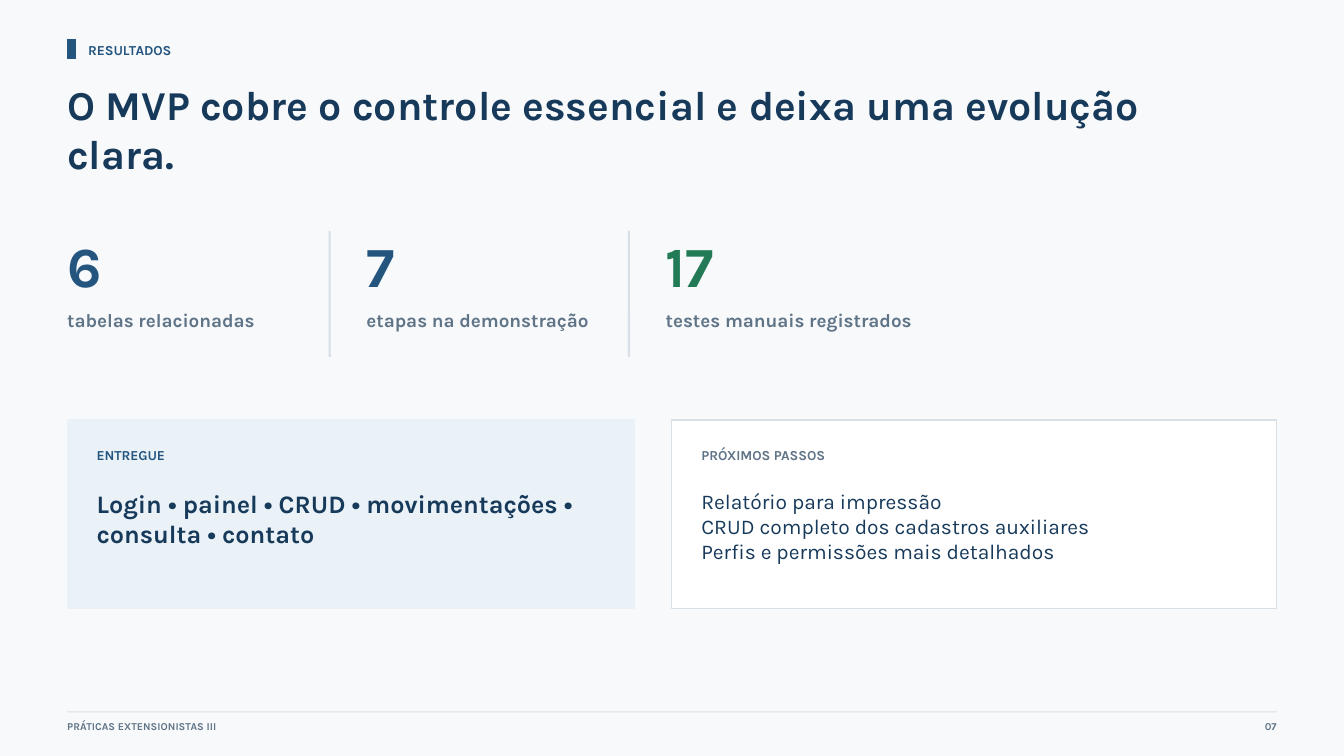
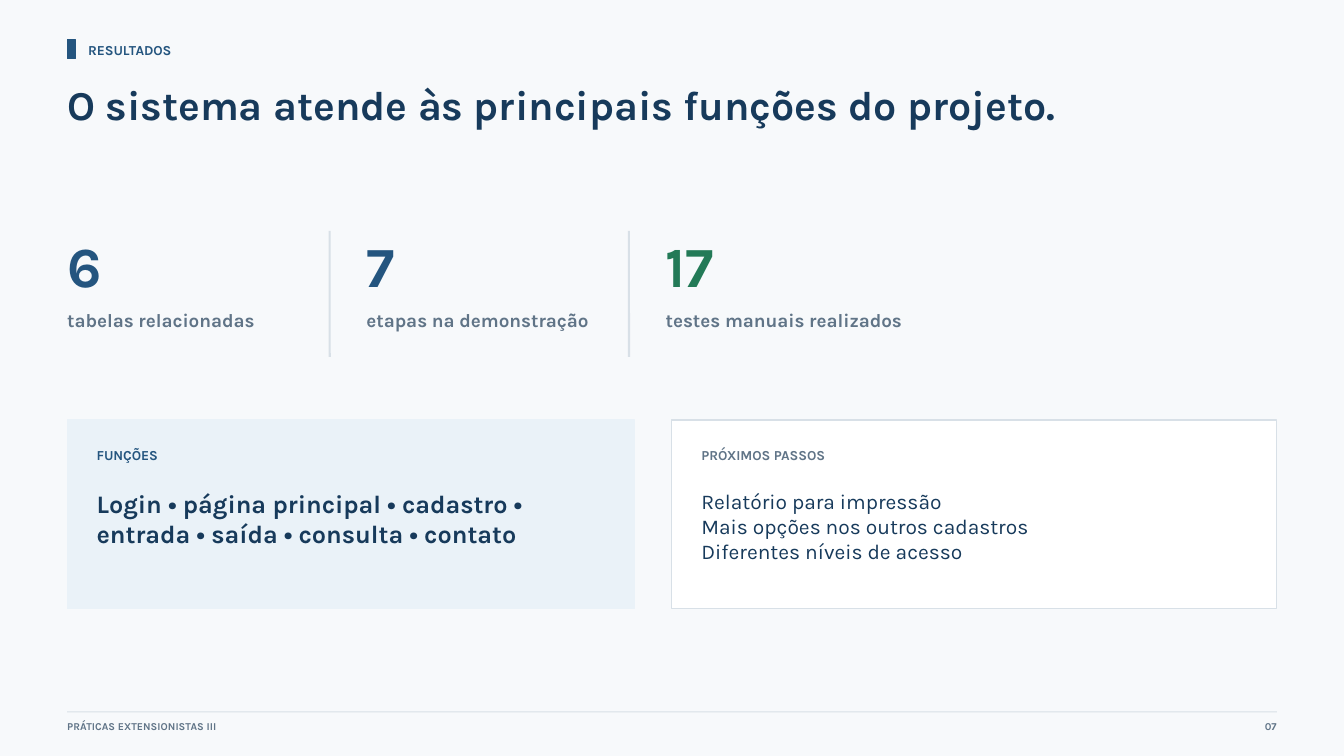
Before and after one commit to rafaeldreyer/sistema-entrada-saida-veiculos, a slide deck: slide 7 of doc/atividade-3/Apresentacao_Atividade_3_Sistema_Veiculos.pptx. Drawn at 1344x756 pixels with LibreOffice and Linux fonts; fonts in the diff are those of the drawing. Boxes give left, top, right and bottom in pixels: in the first picture for what was removed or moved away, otherwise in the second. Text is boxed around its words. In the diff, an @@ line names an element or a change of style, - is before the commit and + after.

```diff
--- a/doc/atividade-3/Apresentacao_Atividade_3_Sistema_Veiculos.pptx
+++ b/doc/atividade-3/Apresentacao_Atividade_3_Sistema_Veiculos.pptx
@@ text at (x1=67, y1=87, x2=1055, y2=130): text changed @@
-O MVP cobre o controle essencial e deixa uma evolução clara.
+O sistema atende às principais funções do projeto.
@@ text at (x1=666, y1=313, x2=902, y2=327): text changed @@
-testes manuais registrados
+testes manuais realizados
@@ text at (x1=97, y1=448, x2=158, y2=463): text changed @@
-ENTREGUE
+FUNÇÕES
@@ text at (x1=97, y1=493, x2=516, y2=544): text changed @@
-Login • painel • CRUD • movimentações • consulta • contato
+Login • página principal • cadastro • entrada • saída • consulta • contato
@@ text at (x1=701, y1=519, x2=1028, y2=560): text changed @@
-CRUD completo dos cadastros auxiliares
-Perfis e permissões mais detalhados
+Mais opções nos outros cadastros
+Diferentes níveis de acesso
```
Also in this commit, not shown: 7 other slides changed, 2 other files.
